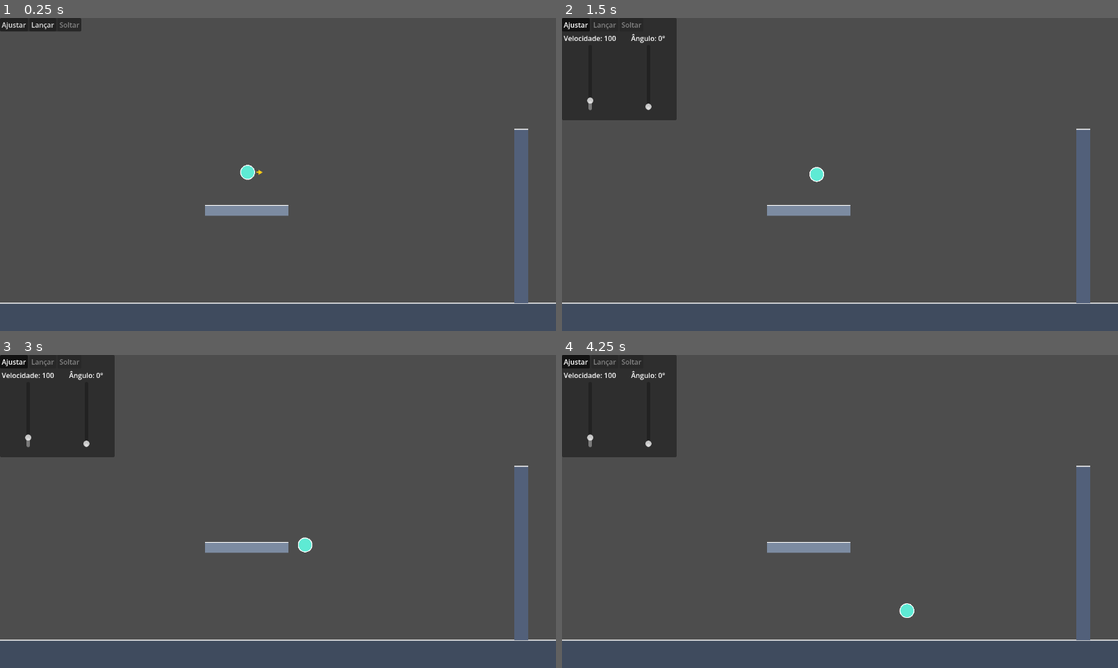
Above: before the commit, frames 1-4 (two rows, left to right).
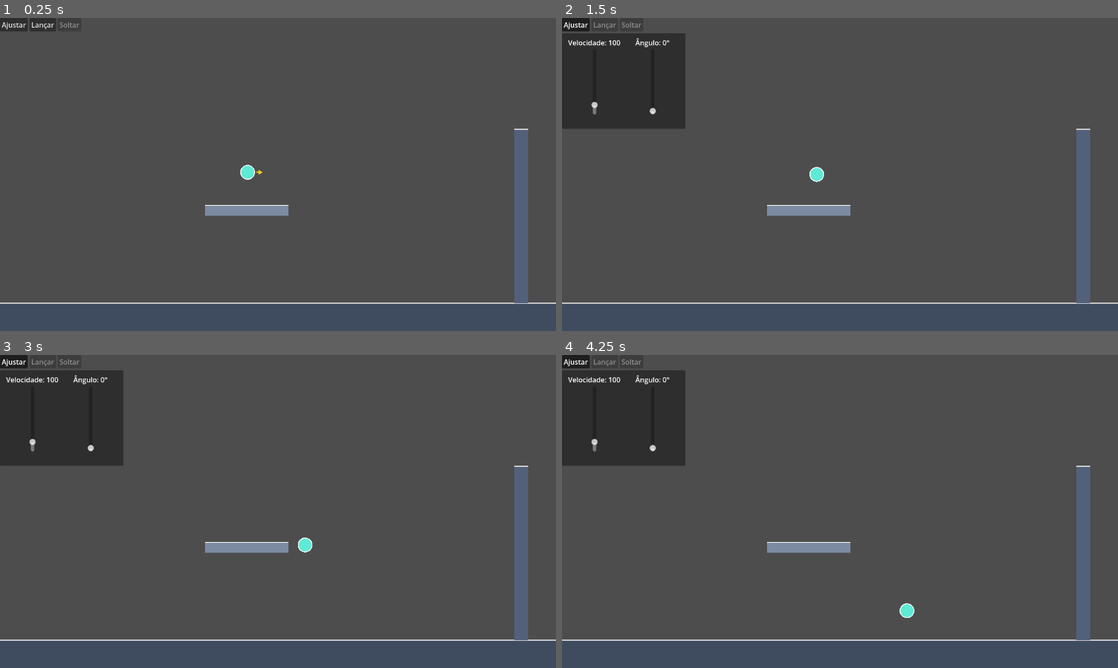
Above: after the commit, the same moments.

Repository: Px1906/Kinema
Game: Godot game, scene res://scenes/levels/surfaces_test.tscn
Two runs of this game, one before a commit and one after it. Both use one fixed random seed, a clock stepped at 60 frames per second and the inputs below.
Inputs (mouse positions are in pixels of both pictures, inside the frame that each line leads up to):
- Up to frame 1 (0.25 s): no input
- Up to frame 2 (1.5 s): click "Ajustar" at 0.5 s; click "Lançar" at 1.25 s
- Up to frame 3 (3 s): click "Ajustar" at 2 s; click "Ajustar" at 2.75 s
- Up to frame 4 (4.25 s): drag from (812, 508) to (895, 442) at 3.52 s

The runs differ from the first frame. In frame 1, less than 0.1% of the frame differs, in the area x 4-11%, y 0-5%; in frame 2, 1.8%, in the area x 0-23%, y 0-36%; in frame 3, 1.8%; in frame 4, 1.8%.

Commit message:
style(ui): alinhar visual dos controles de lançamento ao pop-up de atributos
Os botões Ajustar, Lançar e Soltar ficam sem fundo, e o painel com
margem de 10 px aparece só quando os sliders estão abertos. Na cena de
teste, o pop-up de atributos é afastado para não sobrepor o painel aberto.

Co-Authored-By: Claude Opus 5.5 <noreply@anthropic.com>

Diff:
--- a/scenes/levels/teste_cenario.tscn
+++ b/scenes/levels/teste_cenario.tscn
@@ -40,9 +40,9 @@
 player = NodePath("../Player")
 
 [node name="BallAttributes" parent="." unique_id=932615653 node_paths=PackedStringArray("player") instance=ExtResource("9_ball_attr")]
-offset_left = 284.0
+offset_left = 297.0
 offset_top = 7.0
-offset_right = 544.0
+offset_right = 557.0
 offset_bottom = 213.0
 player = NodePath("../Player")
 
--- a/scenes/ui/launch_controls.tscn
+++ b/scenes/ui/launch_controls.tscn
@@ -2,42 +2,51 @@
 
 [ext_resource type="Script" uid="uid://wf10j528cyal" path="res://scripts/ui/launch_controls.gd" id="1_lc"]
 
-[node name="LaunchControls" type="PanelContainer"]
+[node name="LaunchControls" type="VBoxContainer"]
 script = ExtResource("1_lc")
 
-[node name="Root" type="VBoxContainer" parent="."]
+[node name="Row" type="HBoxContainer" parent="."]
 layout_mode = 2
+size_flags_horizontal = 0
 
-[node name="Row" type="HBoxContainer" parent="Root"]
-layout_mode = 2
-
-[node name="ToggleButton" type="Button" parent="Root/Row"]
+[node name="ToggleButton" type="Button" parent="Row"]
 unique_name_in_owner = true
 layout_mode = 2
 toggle_mode = true
 text = "Ajustar"
 
-[node name="LaunchButton" type="Button" parent="Root/Row"]
+[node name="LaunchButton" type="Button" parent="Row"]
 unique_name_in_owner = true
 layout_mode = 2
 text = "Lançar"
 
-[node name="ReleaseButton" type="Button" parent="Root/Row"]
+[node name="ReleaseButton" type="Button" parent="Row"]
 unique_name_in_owner = true
 layout_mode = 2
 disabled = true
 text = "Soltar"
 
-[node name="SlidersBox" type="HBoxContainer" parent="Root"]
+[node name="SlidersBox" type="PanelContainer" parent="."]
 unique_name_in_owner = true
+layout_mode = 2
+size_flags_horizontal = 0
+
+[node name="Margin" type="MarginContainer" parent="SlidersBox"]
+layout_mode = 2
+theme_override_constants/margin_left = 10
+theme_override_constants/margin_top = 10
+theme_override_constants/margin_right = 10
+theme_override_constants/margin_bottom = 10
+
+[node name="Sliders" type="HBoxContainer" parent="SlidersBox/Margin"]
 custom_minimum_size = Vector2(260, 200)
 layout_mode = 2
 
-[node name="SpeedColumn" type="VBoxContainer" parent="Root/SlidersBox"]
+[node name="SpeedColumn" type="VBoxContainer" parent="SlidersBox/Margin/Sliders"]
 custom_minimum_size = Vector2(130, 0)
 layout_mode = 2
 
-[node name="SpeedLabel" type="Label" parent="Root/SlidersBox/SpeedColumn"]
+[node name="SpeedLabel" type="Label" parent="SlidersBox/Margin/Sliders/SpeedColumn"]
 unique_name_in_owner = true
 custom_minimum_size = Vector2(130, 0)
 layout_mode = 2
@@ -45,7 +54,7 @@
 horizontal_alignment = 1
 clip_text = true
 
-[node name="SpeedSlider" type="VSlider" parent="Root/SlidersBox/SpeedColumn"]
+[node name="SpeedSlider" type="VSlider" parent="SlidersBox/Margin/Sliders/SpeedColumn"]
 unique_name_in_owner = true
 custom_minimum_size = Vector2(0, 150)
 layout_mode = 2
@@ -53,11 +62,11 @@
 max_value = 1000.0
 step = 1.0
 
-[node name="AngleColumn" type="VBoxContainer" parent="Root/SlidersBox"]
+[node name="AngleColumn" type="VBoxContainer" parent="SlidersBox/Margin/Sliders"]
 custom_minimum_size = Vector2(130, 0)
 layout_mode = 2
 
-[node name="AngleLabel" type="Label" parent="Root/SlidersBox/AngleColumn"]
+[node name="AngleLabel" type="Label" parent="SlidersBox/Margin/Sliders/AngleColumn"]
 unique_name_in_owner = true
 custom_minimum_size = Vector2(130, 0)
 layout_mode = 2
@@ -65,7 +74,7 @@
 horizontal_alignment = 1
 clip_text = true
 
-[node name="AngleSlider" type="VSlider" parent="Root/SlidersBox/AngleColumn"]
+[node name="AngleSlider" type="VSlider" parent="SlidersBox/Margin/Sliders/AngleColumn"]
 unique_name_in_owner = true
 custom_minimum_size = Vector2(0, 150)
 layout_mode = 2
--- a/scripts/ui/launch_controls.gd
+++ b/scripts/ui/launch_controls.gd
@@ -1,5 +1,5 @@
 class_name LaunchControls
-extends PanelContainer
+extends VBoxContainer
 
 @export var player: Player
 @export var rope: Rope:
